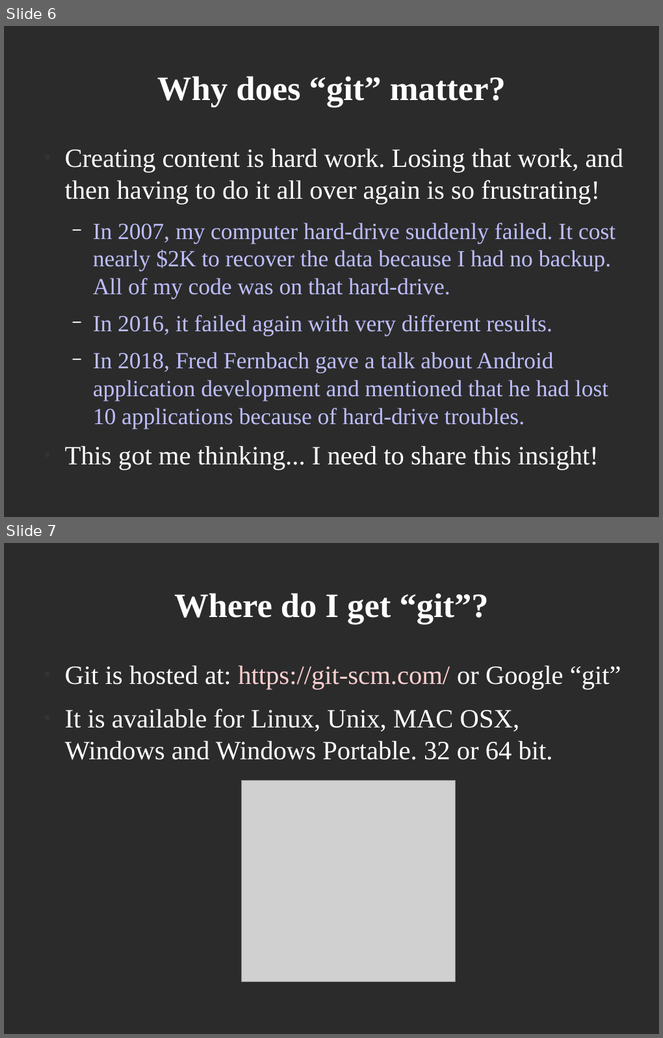
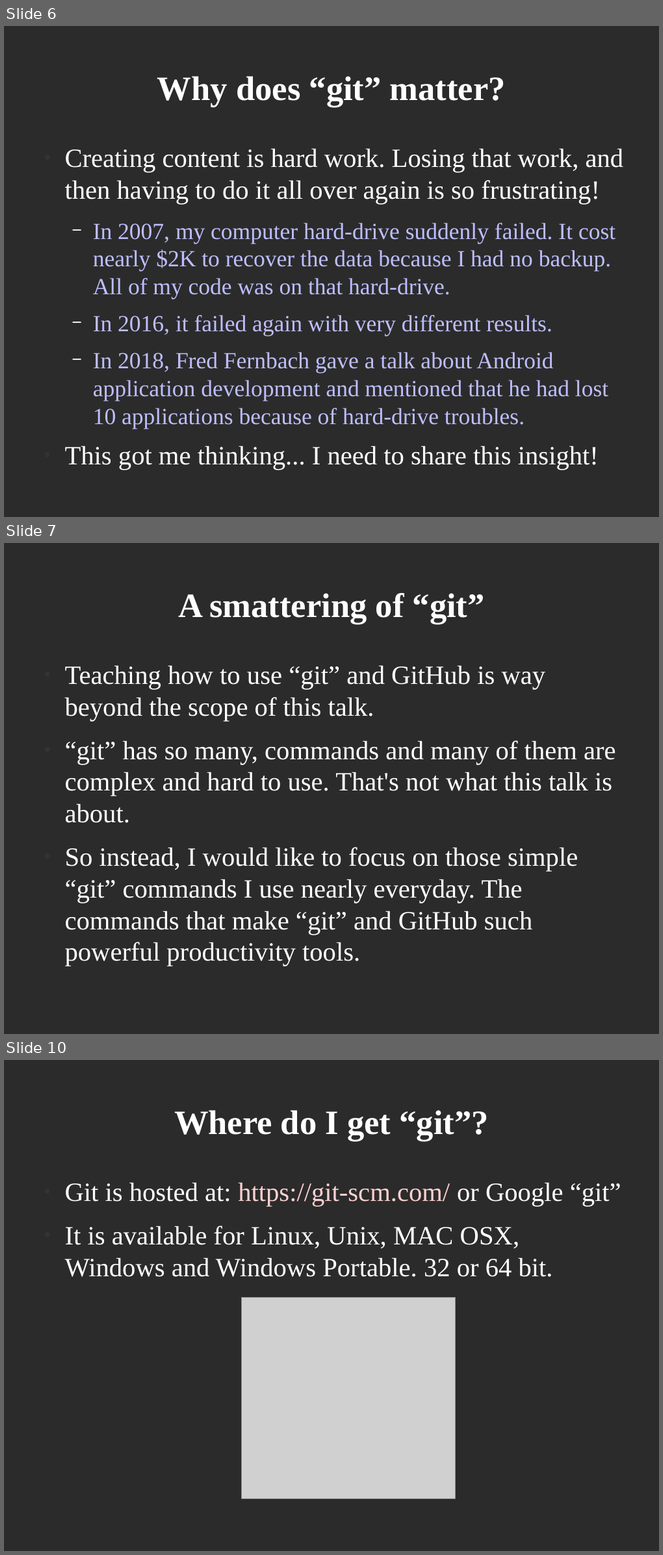
Before and after one commit to PeterCamilleri/ideas, a slide deck: Talks/DPCUC_Talk_20_03_12.odp. Shown one above the other, each under a label of ours: slides 6 and 7 before the commit, slides 6, 7 and 10 after it; the slides between them are not shown. The pictures are 663x1038 and 663x1555 pixels, drawn with LibreOffice and Linux fonts; fonts in the diff are those of the drawing; grey boxes stand for pictures; background and template pictures are left out; a plain dark background stands for a picture behind light text. Boxes give left, top, right and bottom in pixels: in the first picture for what was removed or moved away, otherwise in the second. Text is boxed around its words. In the diff, an @@ line names an element or a change of style, - is before the commit and + after.

Commit message:
Updated presentation

```diff
--- a/Talks/DPCUC_Talk_20_03_12.odp
+++ b/Talks/DPCUC_Talk_20_03_12.odp
@@ slide 7 added at bbox=[4, 543, 659, 1034], background picture (left out) @@
@@ title added at bbox=[178, 593, 485, 624], 41.4 pt, text #FFFFFF, bold @@
+A smattering of “git”
@@ text added at bbox=[65, 665, 616, 967], 32 pt, text #FFFFFF @@
+● Teaching how to use “git” and GitHub is way beyond the scope of this talk.
+● “git” has so many, commands and many of them are complex and hard to use. That's not what this talk is about.
+● So instead, I would like to focus on those simple “git” commands I use nearly everyday. The commands that make “git” and GitHub such powerful productivity tools.
@@ what was slide 7 is now slide 10 @@
```
Also in this commit, not shown: 2 other slides added, 1 other file.
